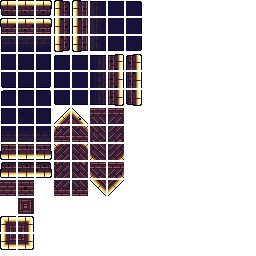
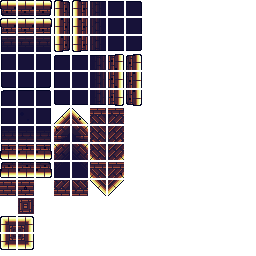
Before/after of a 256px x 256px layered artwork. What changed in the layer stack:
painted on "그룹 2 - 고급 개체 그룹" over [54,128,88,178]
